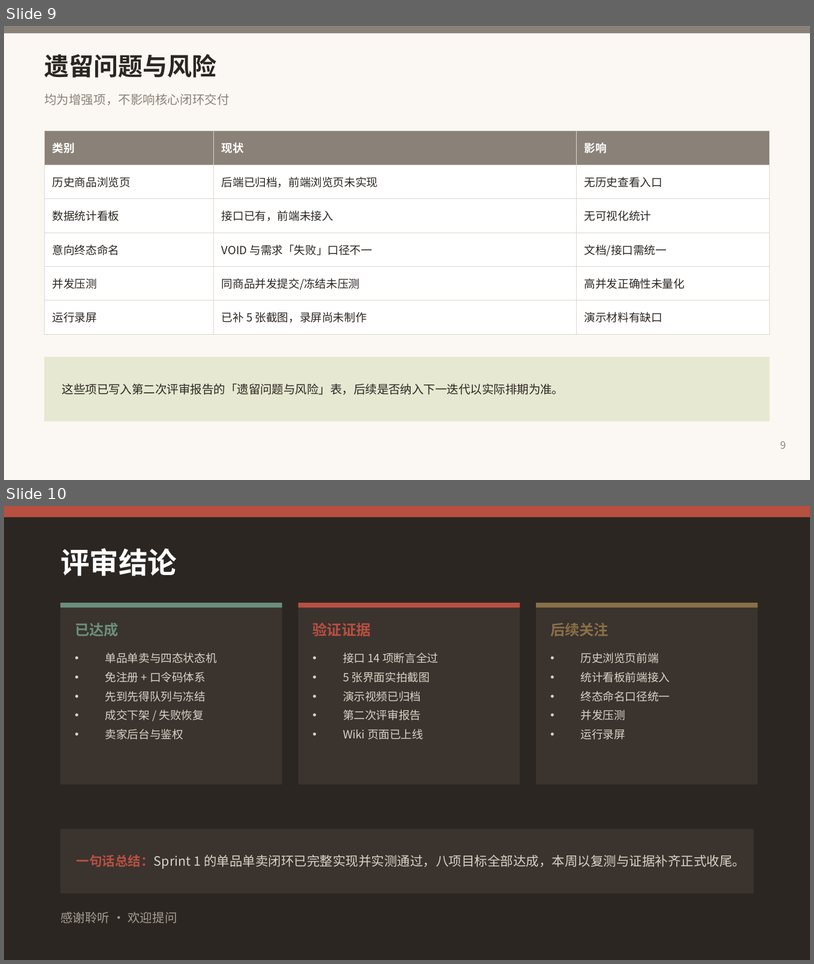
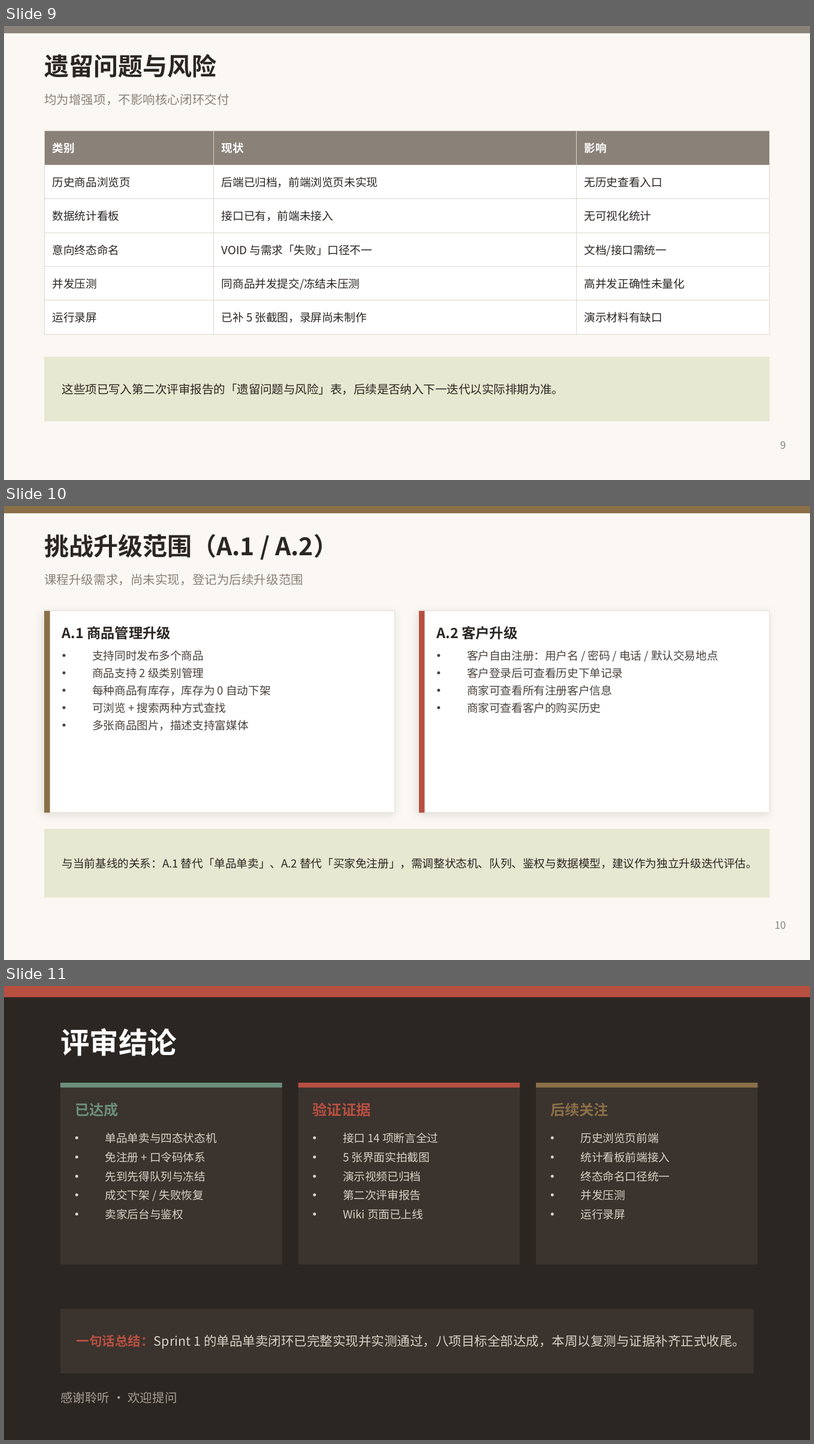
Before and after one commit to kaskk345/pingxixi-online-shoppingplatform, a slide deck: docs/media/第二周_第二次评审_讲述版.pptx. Shown one above the other, each under a label of ours: slides 9 and 10 before the commit, slides 9, 10 and 11 after it. The pictures are 814x964 and 814x1444 pixels, drawn with LibreOffice and Linux fonts; fonts in the diff are those of the drawing. Boxes give left, top, right and bottom in pixels: in the first picture for what was removed or moved away, otherwise in the second. Text is boxed around its words. In the diff, an @@ line names an element or a change of style, - is before the commit and + after.

```diff
--- a/docs/media/第二周_第二次评审_讲述版.pptx
+++ b/docs/media/第二周_第二次评审_讲述版.pptx
@@ slide 10 added at <box>4,506,810,960</box>, background #FBF8F3 @@
@@ rectangle added at <box>4,506,810,513</box>, fill #8A6F47 @@
@@ text added at <box>44,534,338,558</box>, 22 pt, text #2B2622, bold @@
+挑战升级范围（A.1 / A.2）
@@ text added at <box>44,574,303,585</box>, 11 pt, text #8A8178 @@
+课程升级需求，尚未实现，登记为后续升级范围
@@ rectangle added at <box>44,611,395,813</box>, fill #FFFFFF, outline #E3DDD4 0.75 pt @@
@@ rectangle added at <box>44,611,50,813</box>, fill #8A6F47 @@
@@ rectangle added at <box>419,611,770,813</box>, fill #FFFFFF, outline #E3DDD4 0.75 pt @@
@@ rectangle added at <box>419,611,425,813</box>, fill #B85042 @@
@@ text added at <box>62,626,171,639</box>, 12.5 pt, text #2B2622, bold @@
+A.1 商品管理升级
@@ text added at <box>437,626,518,639</box>, 12.5 pt, text #2B2622, bold @@
+A.2 客户升级
@@ text added at <box>92,650,270,730</box>, 10 pt, text #4A423C @@
+• 支持同时发布多个商品
+• 商品支持 2 级类别管理
+• 每种商品有库存，库存为 0 自动下架
+• 可浏览 + 搜索两种方式查找
+• 多张商品图片，描述支持富媒体
@@ text added at <box>467,650,719,713</box>, 10 pt, text #4A423C @@
+• 客户自由注册：用户名 / 密码 / 电话 / 默认交易地点
+• 客户登录后可查看历史下单记录
+• 商家可查看所有注册客户信息
+• 商家可查看客户的购买历史
@@ rectangle added at <box>44,829,770,897</box>, fill #E7E8D1 @@
@@ text added at <box>62,858,758,868</box>, 10 pt, text #2B2622 @@
+与当前基线的关系：A.1 替代「单品单卖」、A.2 替代「买家免注册」，需调整状态机、队列、鉴权与数据模型，建议作为独立升级迭代评估。
@@ text added at <box>775,921,786,928</box>, 9 pt, text #8A8178 @@
+10
@@ what was slide 10 is now slide 11 @@
```
Also in this commit, not shown: 2 other files.
